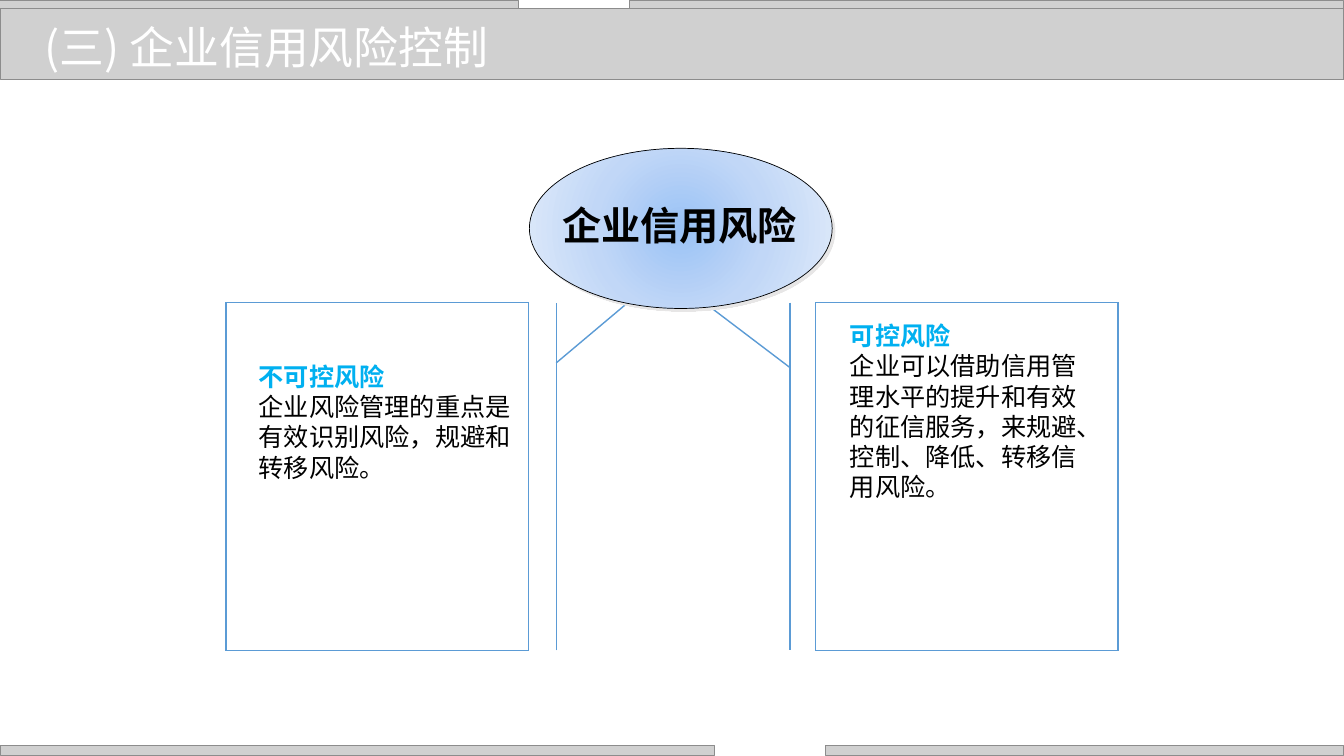
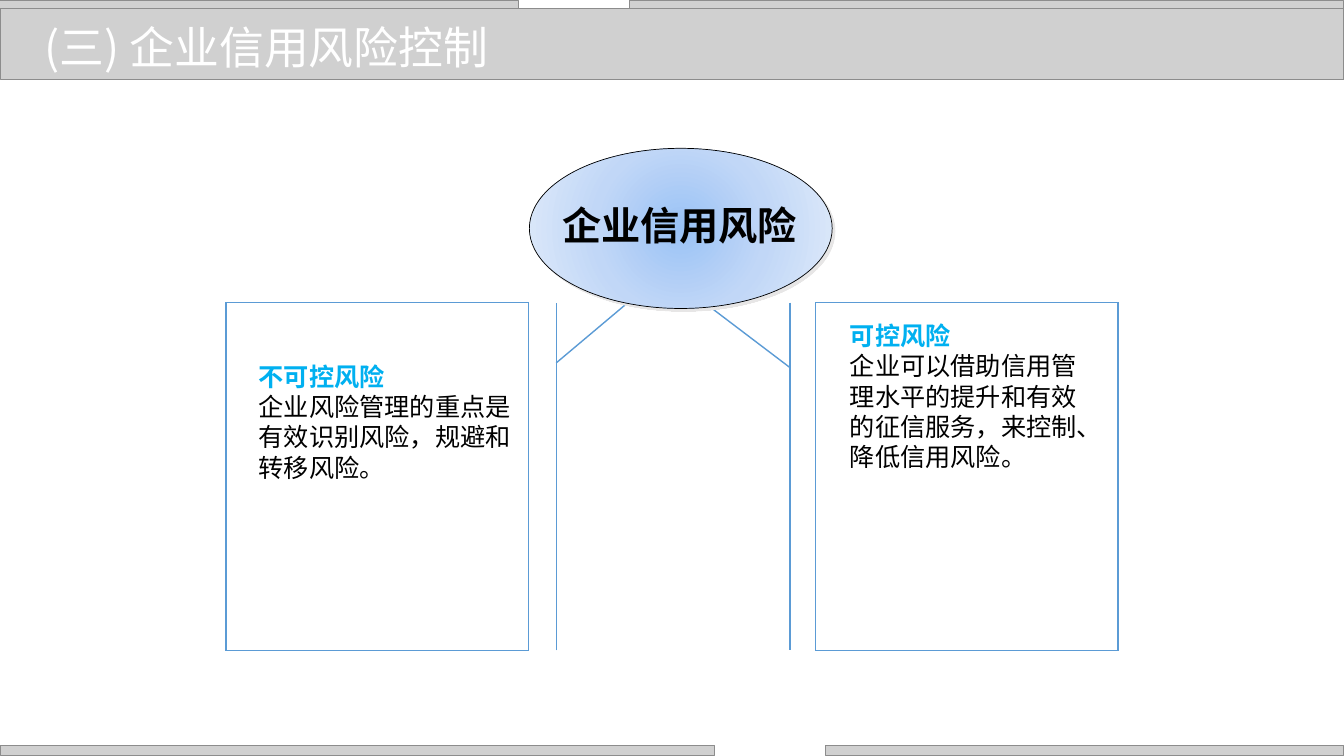
Before and after one commit to zhangjianzhang/internet_credit, a slide deck: slide 6 of files/slides/lecture_7.pptx. Drawn at 1344x756 pixels with LibreOffice and Linux fonts; fonts in the diff are those of the drawing; grey boxes stand for pictures; background and template pictures are left out. Boxes give left, top, right and bottom in pixels: in the first picture for what was removed or moved away, otherwise in the second. Text is boxed around its words. In the diff, an @@ line names an element or a change of style, - is before the commit and + after.

```diff
--- a/files/slides/lecture_7.pptx
+++ b/files/slides/lecture_7.pptx
@@ text at <box>850,353,1102,468</box>: text changed @@
-企业可以借助信用管理水平的提升和有效的征信服务，来规避、控制、降低、转移信用风险。
+企业可以借助信用管理水平的提升和有效的征信服务，来控制、降低信用风险。
```
Also in this commit, not shown: 10 other files.
